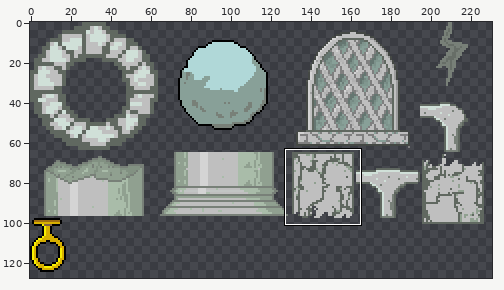
Sprite sheet -- assets/atlases/stone/atlas_stone_1.png. Above, an overview of the earlier version with the close-up marked.
Close-up. First the earlier version:
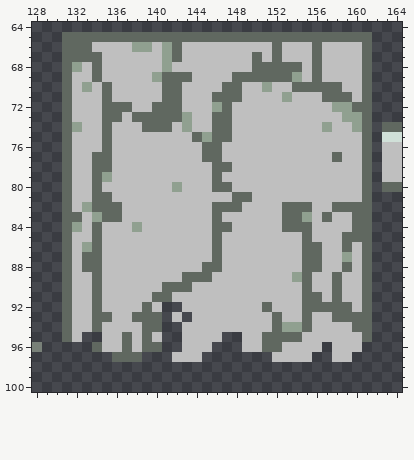
The file is 256x128 pixels. Colours within 5 levels of each other are drawn and written as one. Shown: x 128..164, y 64..100. The wide view leaves out empty margins.
The result:
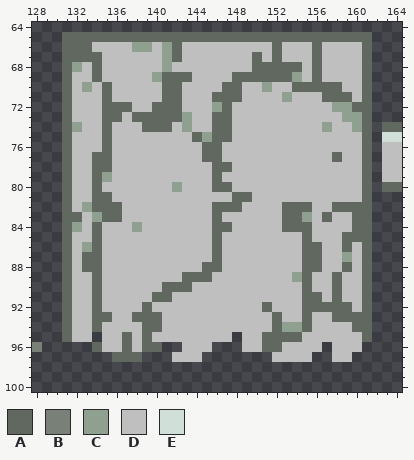
Palette (. is transparent): A #606860  B #788078  C #90a090  D #bfbfbf  E #d0e0d8
What changed:
Colour D now appears in row 92 at x 141 to 142; in row 93 at x 141 and 143; in row 94 at x 141 to 142; in row 95 at x 133, 141 to 142 and 147.
Boxes around the changes in both close-ups, in picture pixels (x1, y1, x2, y2):
added: (162, 302, 232, 342)
added: (82, 332, 92, 342)
